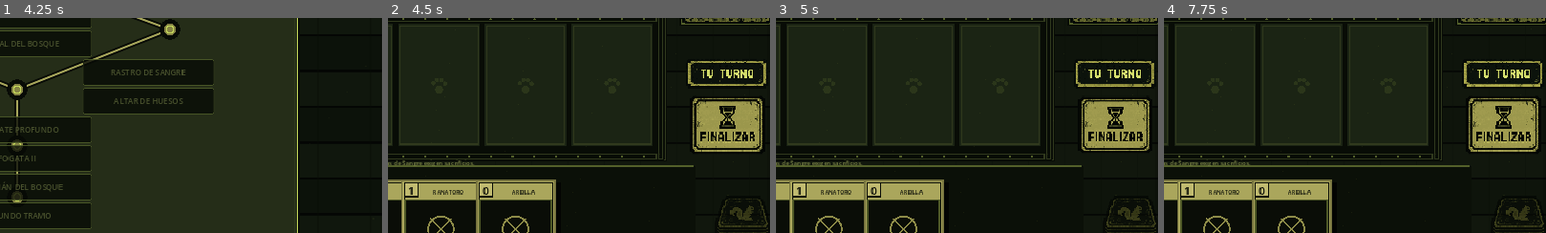
Above: before the commit, frames 1-4 (left to right).
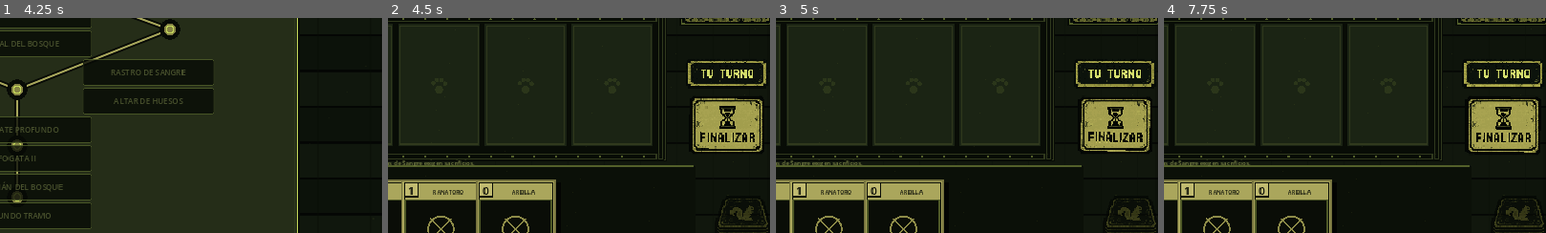
Above: after the commit, the same moments.

Repository: LoloscarPrr/Nexo-de-runas-v2
Game: Godot game, scene res://scenes/main.tscn
Same seed, same stepped clock (60 frames per second), same inputs: the game is played once before the commit and once after it.
Inputs (mouse positions are % of the whole screen's width and height, from its top left):
- Up to frame 1 (4.25 s): click "NUEVA PARTIDA INICIAR EL CICLO" at 0.5 s; click "‹ MENÚ" at 1.25 s; click "NUEVA PARTIDA INICIAR EL CICLO" at 2 s; click "ELEGIR BESTIA" at 2.75 s; click (30, 43) at 3.52 s
- Up to frame 2 (4.5 s): click "COMBATE DEL BOSQUE" at 4.25 s
- Up to frame 3 (5 s): no input
- Up to frame 4 (7.75 s): click (20, 3) at 5 s; click "‹ MENÚ" at 5.75 s; click "CONTINUAR VOLVER AL TABLERO" at 6.5 s; click "COMBATE DEL BOSQUE" at 7.25 s
The pictures show only the part of the screen within x 48-98%, y 37-87%; the shares and areas given below are measured in that part.

Frame 1 is identical in both runs. In frame 2, 0.6% of the frame differs, in the area x 79-98%, y 37-63%; in frame 3, 0.4%; in frame 4, 0.9%.

Commit message:
Animate canonical sketch action controls

Diff:
--- a/scripts/ui/mockup_hud/sketch_action_button.gd
+++ b/scripts/ui/mockup_hud/sketch_action_button.gd
@@ -7,6 +7,8 @@
 var time := 0.0
 var press_strength := 0.0
 var _art: TextureRect
+var _base_position := Vector2.ZERO
+var _base_set := false
 
 func _ready() -> void:
 	text = ""
@@ -27,6 +29,11 @@
 	button_up.connect(_on_up)
 	set_process(true)
 	call_deferred("_sync_pivot")
+	call_deferred("_capture_base")
+
+func _capture_base() -> void:
+	_base_position = position
+	_base_set = true
 
 func _sync_pivot() -> void:
 	pivot_offset = size * 0.5
@@ -38,10 +45,21 @@
 	time += delta
 	press_strength = move_toward(press_strength, 0.0, delta * 8.0)
 	var pulse := 1.0
+	var lift := 0.0
+	var sway := 0.0
 	if pulse_active and not disabled:
-		pulse += sin(time * TAU / 1.25) * 0.018
-	scale = Vector2.ONE * pulse * (1.0 - press_strength * 0.035)
-	modulate = Color(0.46, 0.48, 0.35, 0.58) if disabled else Color.WHITE
+		pulse += sin(time * TAU / 1.35) * 0.022
+		lift = sin(time * TAU / 1.8) * 1.4
+		sway = sin(time * TAU / 2.7) * 0.35
+	scale = Vector2.ONE * pulse * (1.0 - press_strength * 0.045)
+	rotation_degrees = sway + sin(time * 34.0) * press_strength * 0.35
+	if _base_set:
+		position = _base_position + Vector2(0, lift + press_strength * 2.0)
+	if disabled:
+		modulate = Color(0.46, 0.48, 0.35, 0.58)
+	else:
+		var glow := 0.025 + (0.025 * (0.5 + 0.5 * sin(time * 4.2)) if pulse_active else 0.0)
+		modulate = Color(1.0 + glow, 1.0 + glow, 1.0 + glow * 0.55, 1.0)
 
 func _on_down() -> void:
 	press_strength = 1.0
